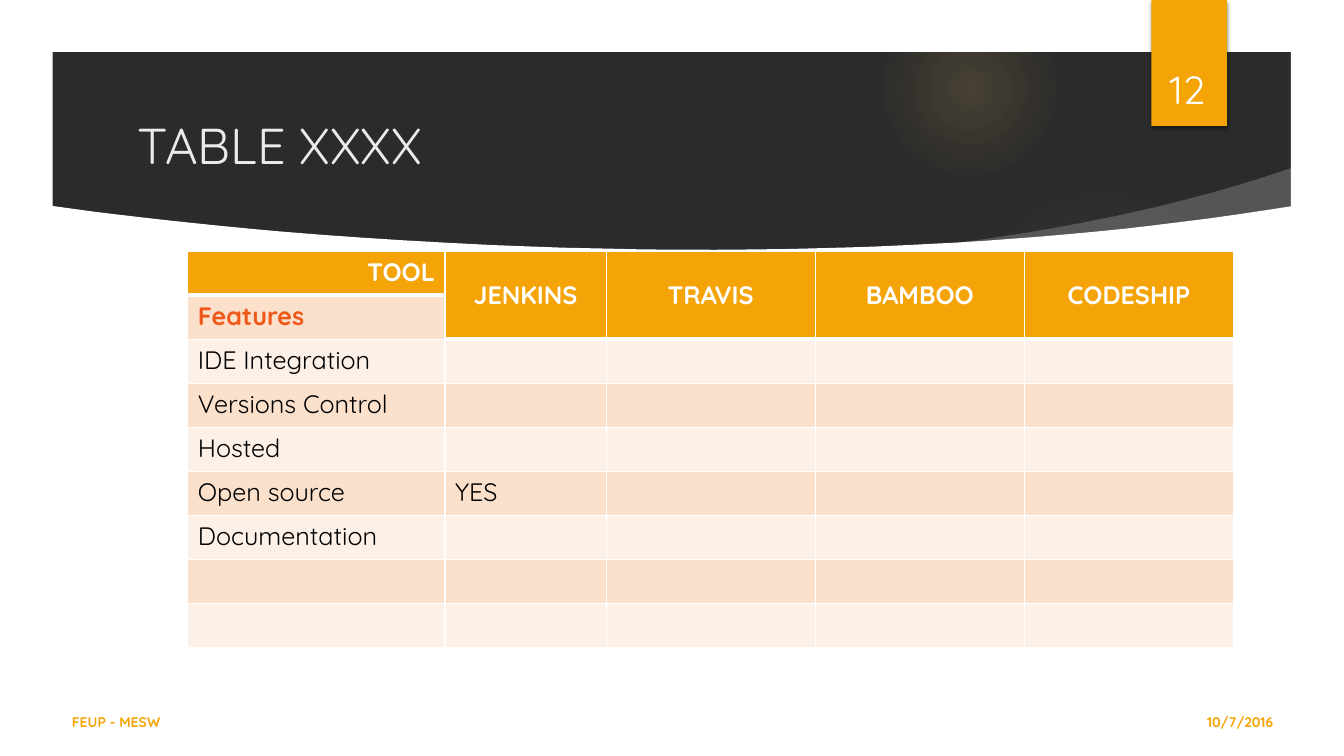
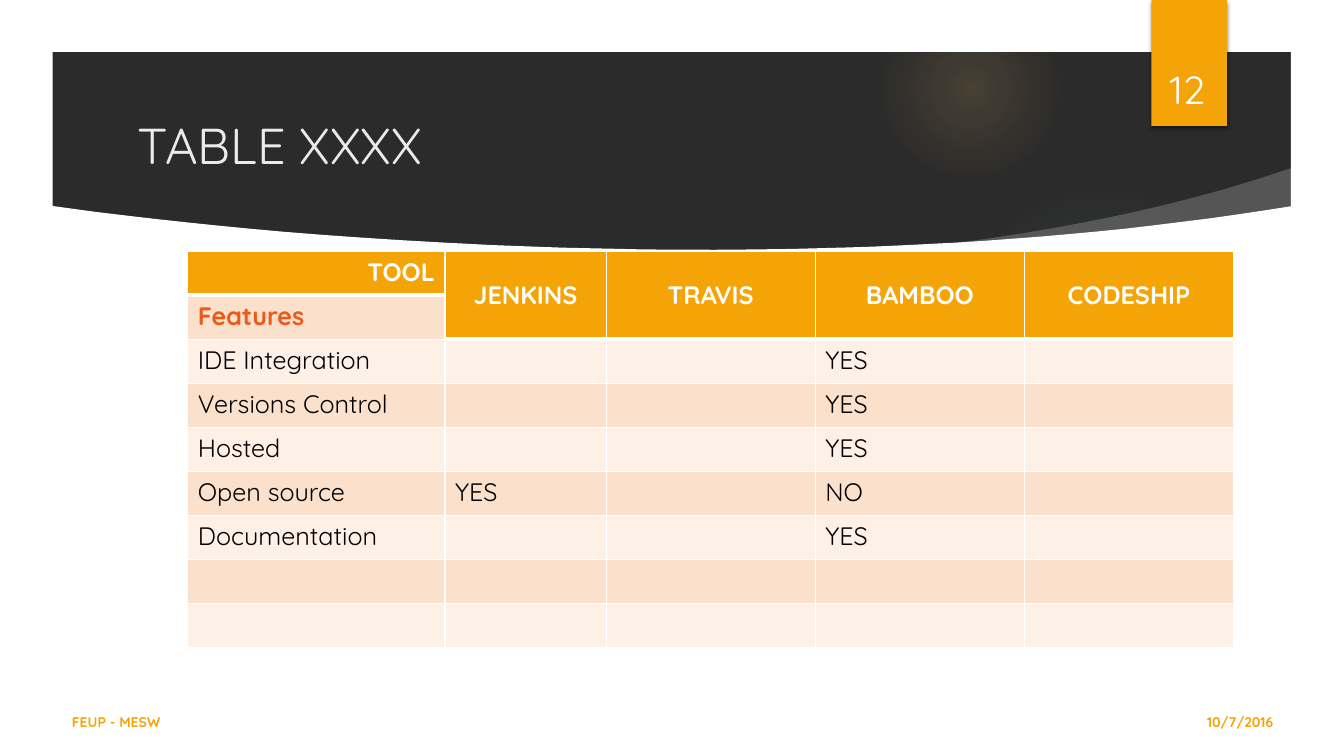
Before and after one commit to LESTeamC/CONTINUOUS_INTEGRATION, a slide deck: slide 12 of CI_TEAMC_barbosa.pptx. Drawn at 1344x756 pixels with LibreOffice and Linux fonts; fonts in the diff are those of the drawing; background and template pictures are left out; a plain dark background stands for a picture behind light text. Boxes give left, top, right and bottom in pixels: in the first picture for what was removed or moved away, otherwise in the second. Text is boxed around its words. In the diff, an @@ line names an element or a change of style, - is before the commit and + after.

```diff
--- a/CI_TEAMC_barbosa.pptx
+++ b/CI_TEAMC_barbosa.pptx
@@ table at [188, 251, 1235, 648] @@
-row 3, column 4: 
+row 3, column 4: YES
-row 4, column 4: 
+row 4, column 4: YES
-row 5, column 4: 
+row 5, column 4: YES
-row 6, column 4: 
+row 6, column 4: NO
-row 7, column 4: 
+row 7, column 4: YES
```
Also in this commit, not shown: 3 other slides changed, 1 other file.
